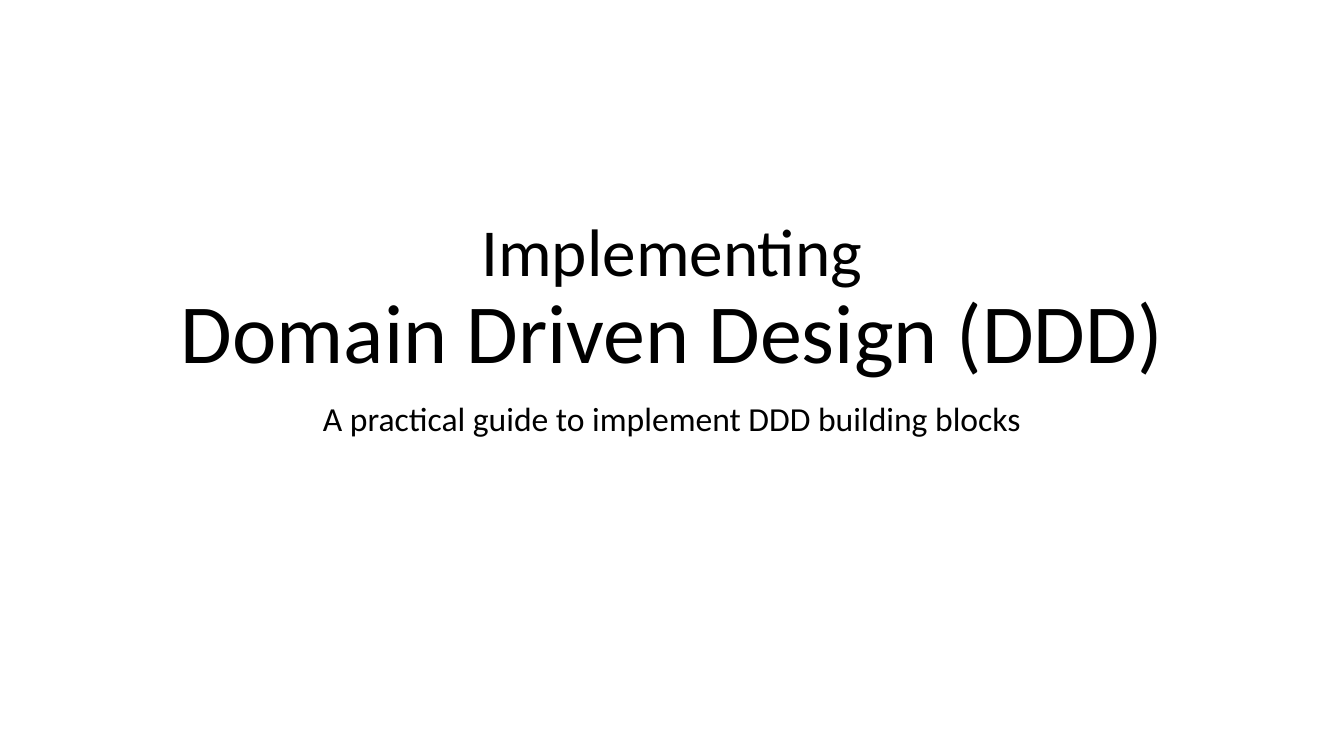
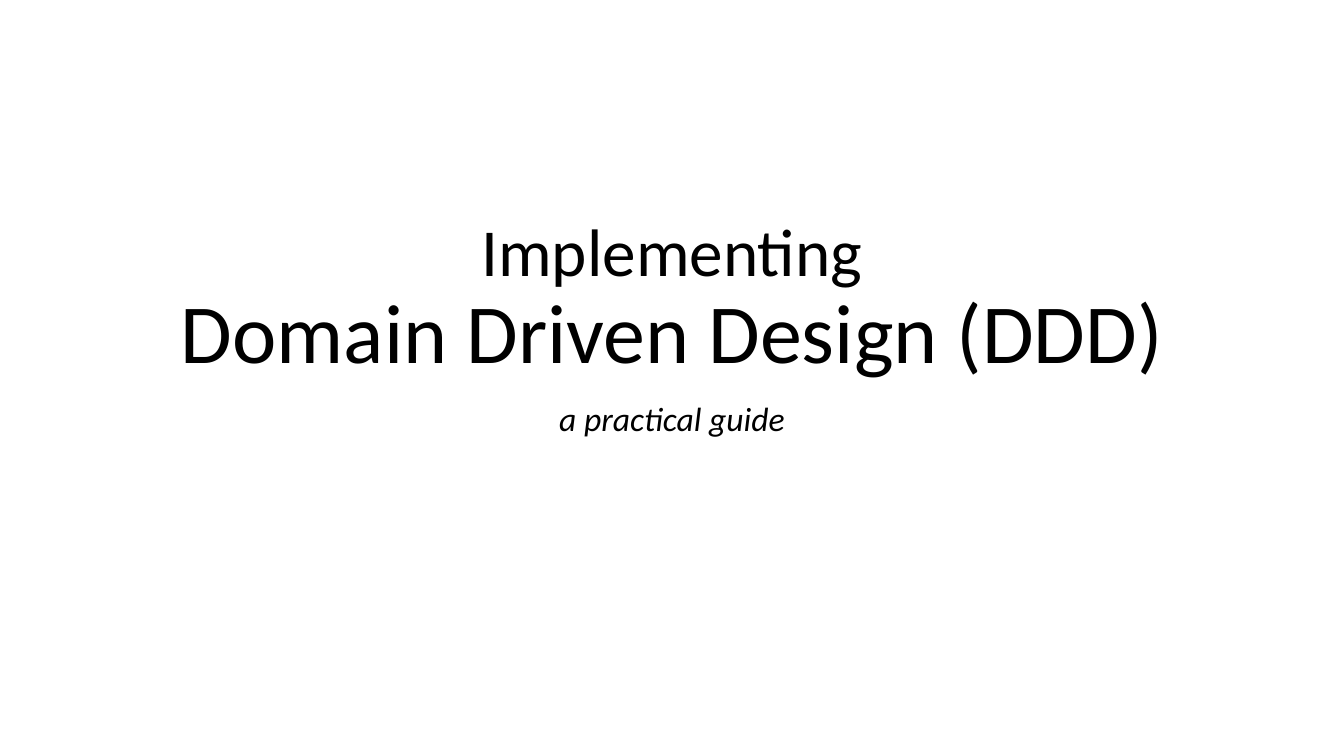
Before and after one commit to hikalkan/presentations, a slide deck: slide 1 of 2019-XX-XX Implementing DDD/Presentation.pptx. Drawn at 1344x756 pixels with LibreOffice and Linux fonts; fonts in the diff are those of the drawing. Boxes give left, top, right and bottom in pixels: in the first picture for what was removed or moved away, otherwise in the second. Text is boxed around its words. In the diff, an @@ line names an element or a change of style, - is before the commit and + after.

```diff
--- a/2019-XX-XX Implementing DDD/Presentation.pptx
+++ b/2019-XX-XX Implementing DDD/Presentation.pptx
@@ subtitle at bbox=[559, 407, 785, 437]: text changed; italic on @@
-A practical guide to implement DDD building blocks
+a practical guide
```
Also in this commit, not shown: 3 other slides changed.
